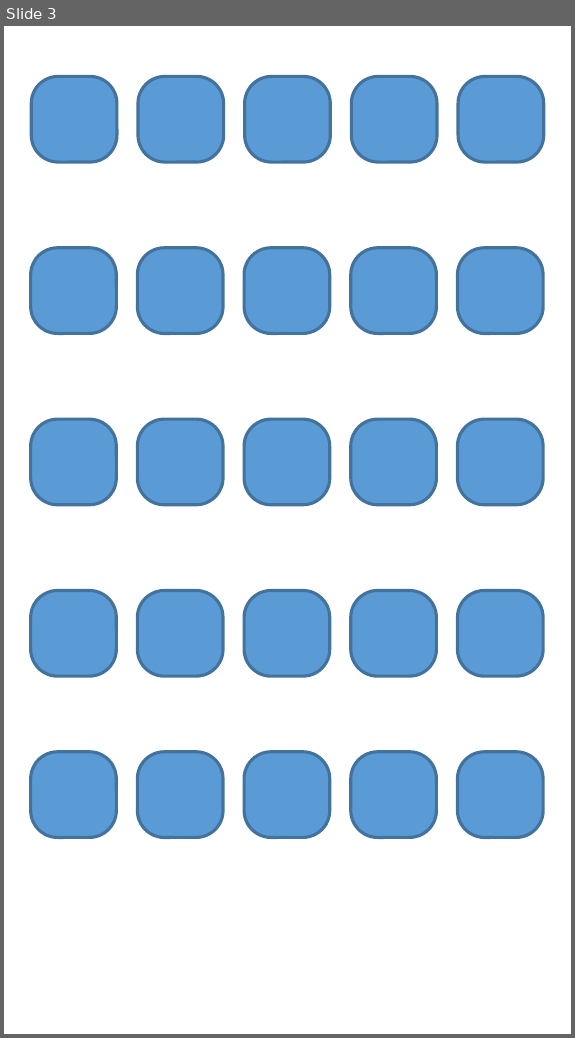
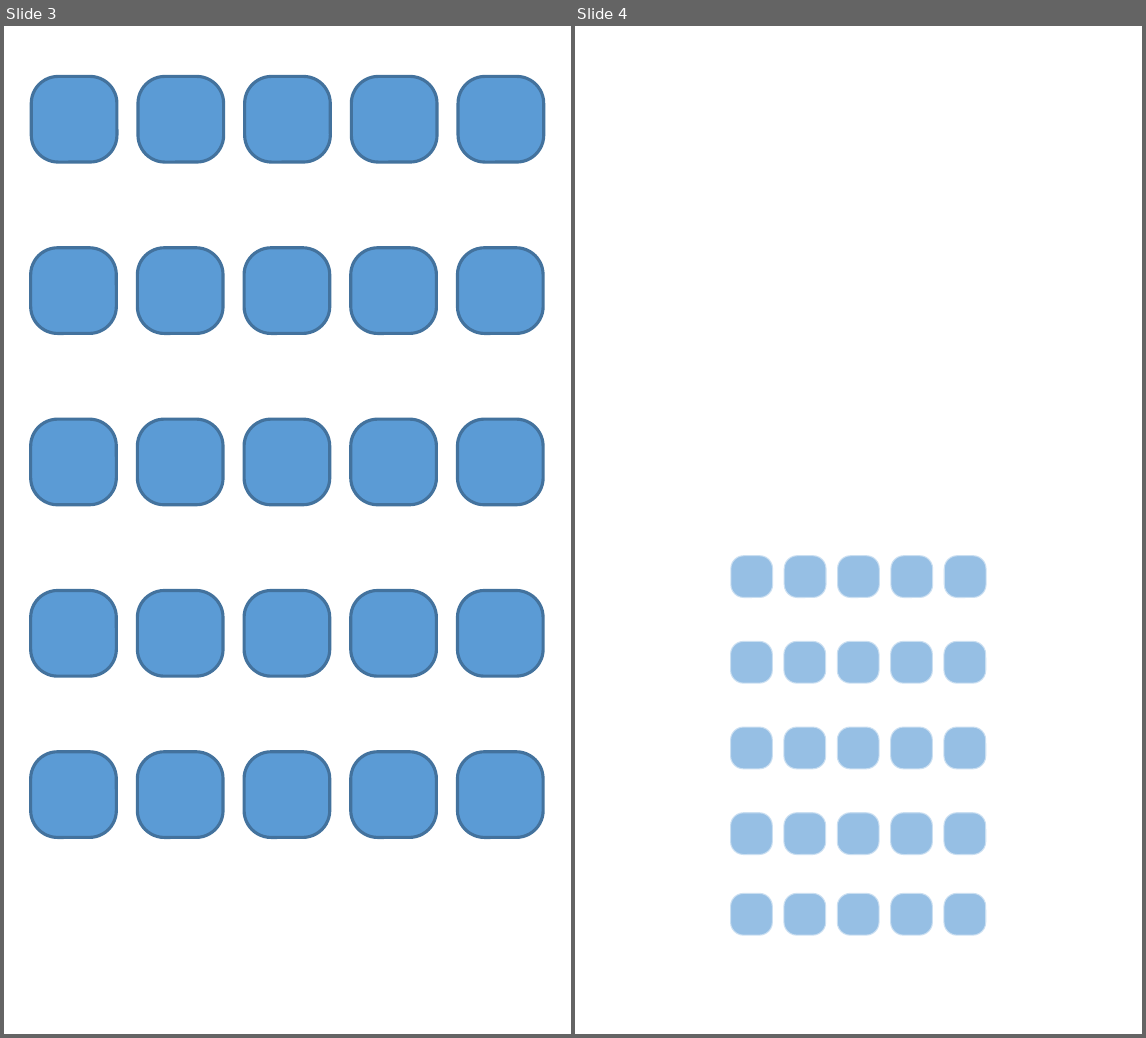
Before and after one commit to coolyangzc/SideTouchExample, a slide deck: app/src/main/res/picfactory.pptx. Shown side by side, each under a label of ours: slide 3 before the commit, slides 3 and 4 after it. The pictures are 575x1038 and 1146x1038 pixels, drawn with LibreOffice and Linux fonts; fonts in the diff are those of the drawing; background and template pictures are left out. Boxes give left, top, right and bottom in pixels: in the first picture for what was removed or moved away, otherwise in the second. Text is boxed around its words. In the diff, an @@ line names an element or a change of style, - is before the commit and + after.

```diff
--- a/app/src/main/res/picfactory.pptx
+++ b/app/src/main/res/picfactory.pptx
@@ slide 4 added at [575, 26, 1142, 1034], background picture (left out) @@
@@ rectangle added at [717, 530, 1001, 1034], outline #FFFFFF 1 pt @@
@@ rounded rectangle added at [730, 556, 773, 598], fill #5B9BD5 at 64% opacity, outline #FFFFFF 1.5 pt @@
@@ rounded rectangle added at [784, 556, 826, 598], fill #5B9BD5 at 64% opacity, outline #FFFFFF 1.5 pt @@
@@ rounded rectangle added at [837, 556, 880, 598], fill #5B9BD5 at 64% opacity, outline #FFFFFF 1.5 pt @@
@@ rounded rectangle added at [891, 556, 933, 598], fill #5B9BD5 at 64% opacity, outline #FFFFFF 1.5 pt @@
@@ rounded rectangle added at [944, 556, 987, 598], fill #5B9BD5 at 64% opacity, outline #FFFFFF 1.5 pt @@
@@ rounded rectangle added at [730, 641, 773, 684], fill #5B9BD5 at 64% opacity, outline #FFFFFF 1.5 pt @@
@@ rounded rectangle added at [784, 641, 826, 684], fill #5B9BD5 at 64% opacity, outline #FFFFFF 1.5 pt @@
@@ rounded rectangle added at [837, 641, 880, 684], fill #5B9BD5 at 64% opacity, outline #FFFFFF 1.5 pt @@
@@ rounded rectangle added at [891, 641, 933, 684], fill #5B9BD5 at 64% opacity, outline #FFFFFF 1.5 pt @@
@@ rounded rectangle added at [944, 641, 987, 684], fill #5B9BD5 at 64% opacity, outline #FFFFFF 1.5 pt @@
@@ rounded rectangle added at [730, 727, 773, 770], fill #5B9BD5 at 64% opacity, outline #FFFFFF 1.5 pt @@
@@ rounded rectangle added at [784, 727, 826, 770], fill #5B9BD5 at 64% opacity, outline #FFFFFF 1.5 pt @@
@@ rounded rectangle added at [837, 727, 880, 770], fill #5B9BD5 at 64% opacity, outline #FFFFFF 1.5 pt @@
@@ rounded rectangle added at [891, 727, 933, 770], fill #5B9BD5 at 64% opacity, outline #FFFFFF 1.5 pt @@
@@ rounded rectangle added at [944, 727, 987, 770], fill #5B9BD5 at 64% opacity, outline #FFFFFF 1.5 pt @@
@@ rounded rectangle added at [730, 813, 773, 855], fill #5B9BD5 at 64% opacity, outline #FFFFFF 1.5 pt @@
@@ rounded rectangle added at [784, 813, 826, 855], fill #5B9BD5 at 64% opacity, outline #FFFFFF 1.5 pt @@
@@ rounded rectangle added at [837, 813, 880, 855], fill #5B9BD5 at 64% opacity, outline #FFFFFF 1.5 pt @@
@@ rounded rectangle added at [891, 813, 933, 855], fill #5B9BD5 at 64% opacity, outline #FFFFFF 1.5 pt @@
@@ rounded rectangle added at [944, 813, 987, 855], fill #5B9BD5 at 64% opacity, outline #FFFFFF 1.5 pt @@
@@ rounded rectangle added at [730, 894, 773, 936], fill #5B9BD5 at 64% opacity, outline #FFFFFF 1.5 pt @@
@@ rounded rectangle added at [784, 894, 826, 936], fill #5B9BD5 at 64% opacity, outline #FFFFFF 1.5 pt @@
@@ rounded rectangle added at [837, 894, 880, 936], fill #5B9BD5 at 64% opacity, outline #FFFFFF 1.5 pt @@
@@ rounded rectangle added at [891, 894, 933, 936], fill #5B9BD5 at 64% opacity, outline #FFFFFF 1.5 pt @@
@@ rounded rectangle added at [944, 894, 987, 936], fill #5B9BD5 at 64% opacity, outline #FFFFFF 1.5 pt @@
```
Also in this commit, not shown: 10 other files.
